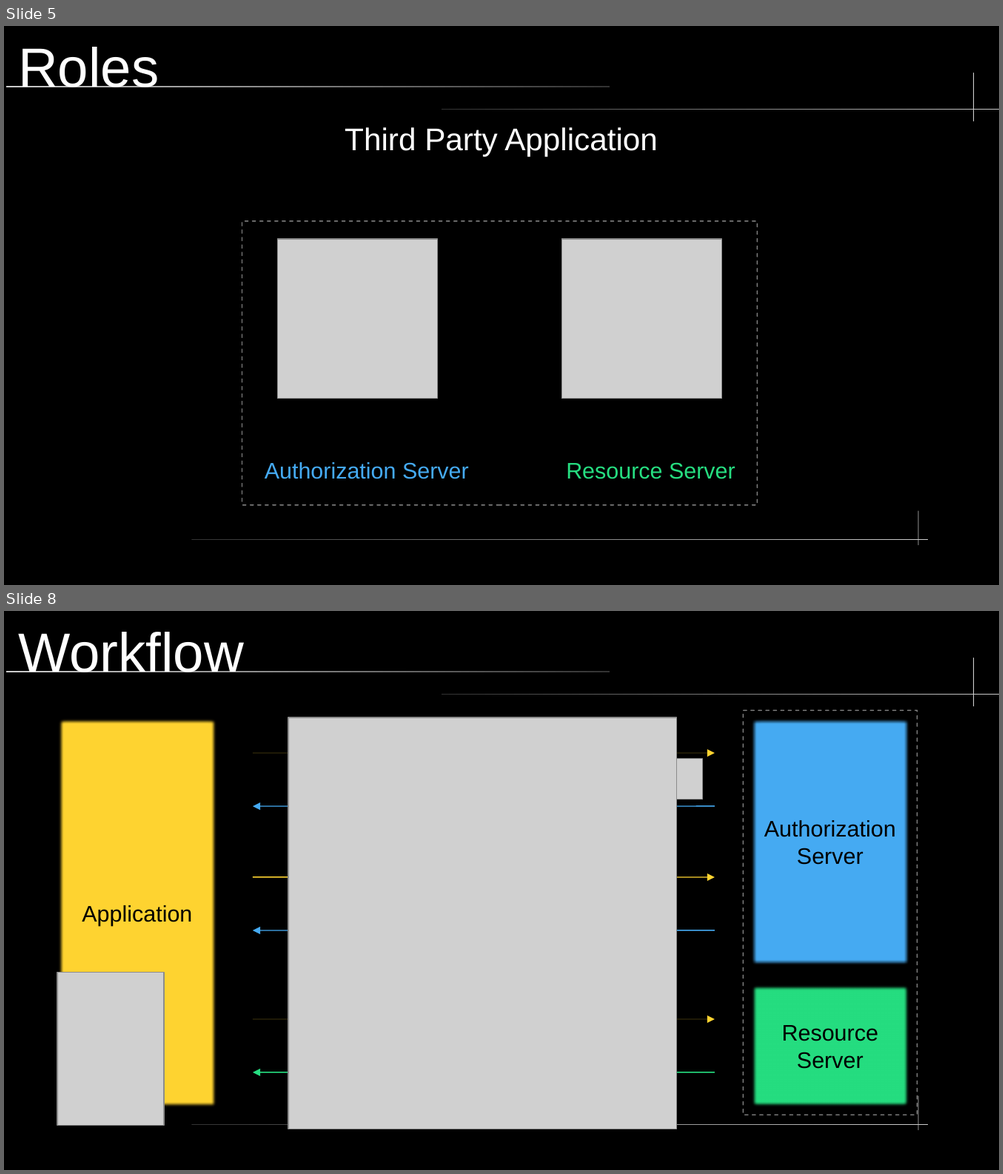
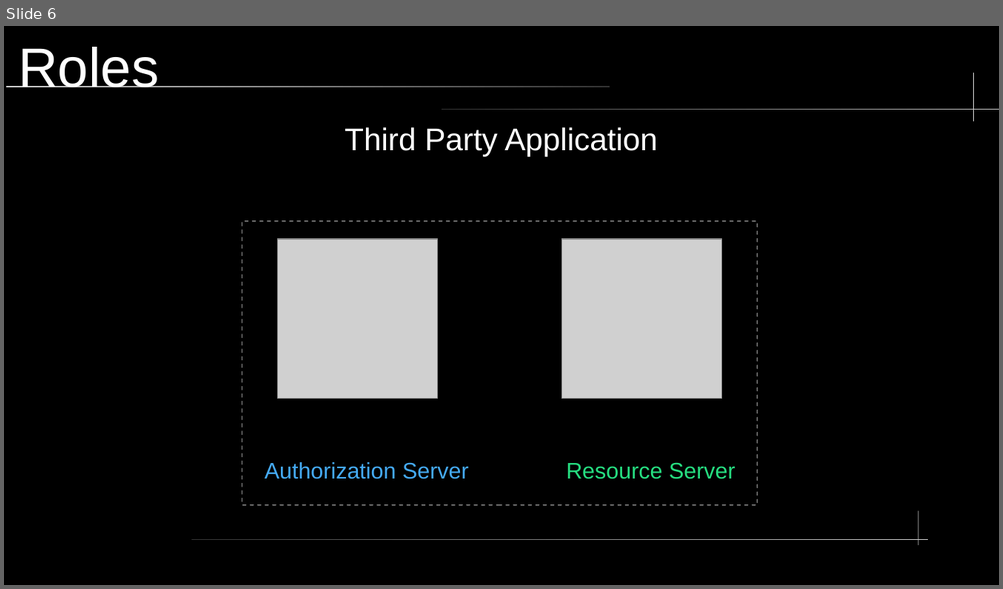
Before and after one commit to nkilders/e-portfolio-oauth2, a slide deck: presentation/OAuth2.odp. Shown one above the other, each under a label of ours: slides 5 and 8 before the commit, slide 6 after it; the slides between them are not shown. The pictures are 1003x1174 and 1003x589 pixels, drawn with LibreOffice and Linux fonts; fonts in the diff are those of the drawing; grey boxes stand for pictures. Boxes give left, top, right and bottom in pixels: in the first picture for what was removed or moved away, otherwise in the second. Text is boxed around its words. In the diff, an @@ line names an element or a change of style, - is before the commit and + after.

```diff
--- a/presentation/OAuth2.odp
+++ b/presentation/OAuth2.odp
@@ slide 8 removed at box(4, 611, 999, 1170), background #000000; not listed: 5 template elements that a slide beside it also shows @@
@@ title removed at box(18, 632, 244, 672) @@
-Workflow
@@ rectangle removed at box(57, 718, 217, 1108) @@
-Application
@@ picture removed at box(288, 718, 677, 1129) @@
@@ rectangle removed at box(743, 710, 917, 1116) @@
@@ rectangle removed at box(751, 718, 910, 967) @@
-Authorization
-Server
@@ arrow removed from (253, 752) to (714, 752) @@
@@ picture removed at box(661, 758, 703, 800) @@
@@ arrow removed from (714, 807) to (253, 807) @@
@@ arrow removed from (253, 877) to (714, 877) @@
@@ arrow removed from (714, 931) to (253, 931) @@
@@ picture removed at box(57, 973, 164, 1126) @@
@@ rectangle removed at box(751, 984, 910, 1108) @@
-Resource
-Server
@@ arrow removed from (253, 1019) to (714, 1019) @@
@@ arrow removed from (714, 1073) to (253, 1073) @@
@@ what was slide 5 is now slide 6 @@
```
Also in this commit, not shown: 4 slides changed, 9 slides added, 6 other files.
